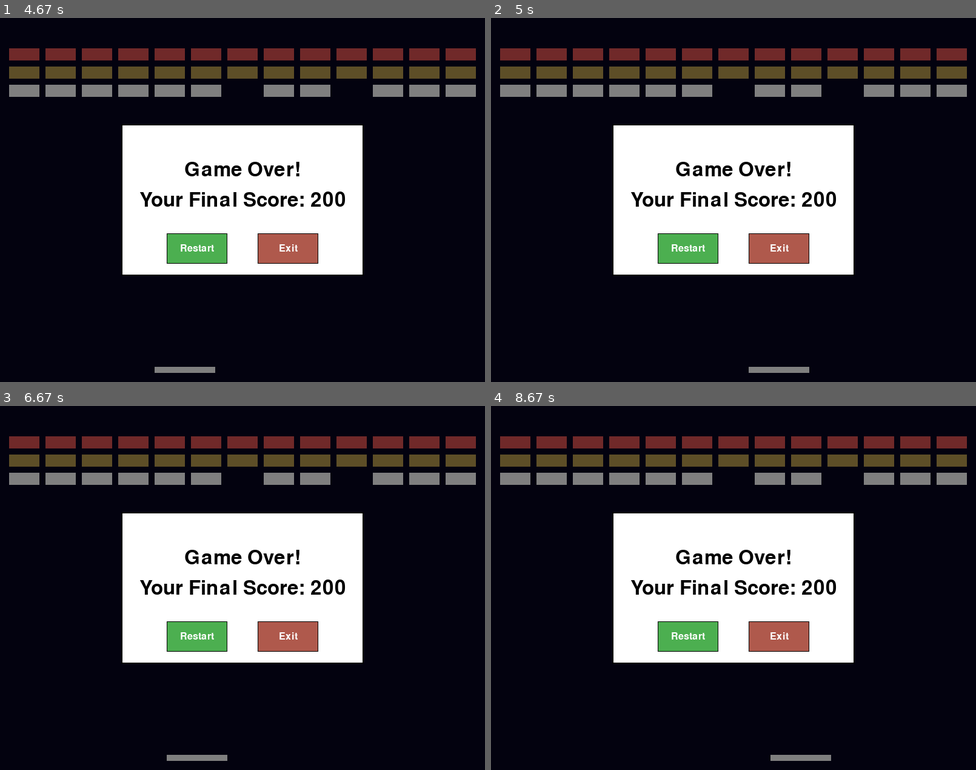
Above: before the commit, frames 1-4 (two rows, left to right).
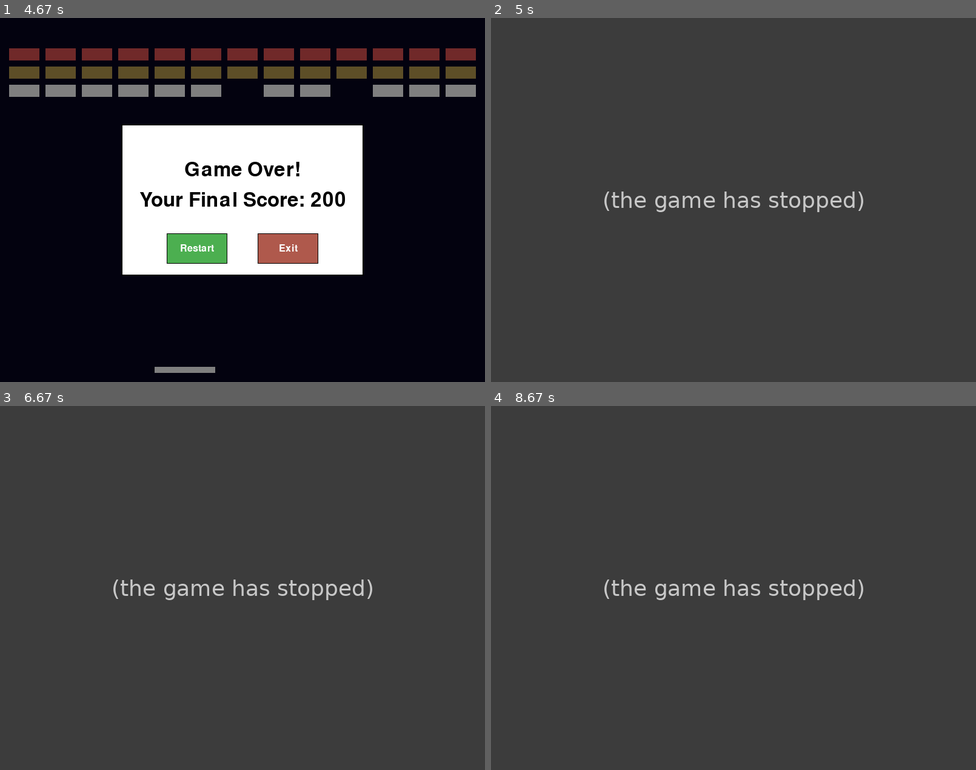
Above: after the commit, the same moments.

Repository: gnikkoch96/pygame-projects
Game: pygame game, started from brick_breaker/main.py
Same seed, same stepped clock (60 frames per second), same inputs: the game is played once before the commit and once after it.
Inputs (mouse positions are in pixels of both pictures, inside the frame that each line leads up to):
- Up to frame 1 (4.67 s): click (242, 200) at 0.38 s; click (310, 229) at 0.72 s; click (77, 287) at 1.05 s; click (77, 316) at 1.38 s; click (286, 105) at 1.72 s; click (203, 178) at 2.05 s; click (417, 243) at 2.38 s; click (194, 203) at 2.72 s; tap Space at 3.07, 3.37 s; click (218, 203) at 3.08 s; click (184, 236) at 3.62 s
- Up to frame 2 (5 s): click (777, 247) at 4.77 s
- Up to frame 3 (6.67 s): click (198, 635) at 6.48 s
- Up to frame 4 (8.67 s): move the mouse to (801, 642) at 8.28 s; click (801, 642) at 8.6 s

Frame 1 is identical in both runs. In frame 2, 100% of the frame differs, in the area x 0-100%, y 0-100%; in frame 3, 100%; in frame 4, 100%.
After the commit the program exited at 4.77 s; later frames show no game.

Commit message:
feat: store running state in game state obj to manage game state better

Diff:
--- a/brick_breaker/main.py
+++ b/brick_breaker/main.py
@@ -17,7 +17,6 @@
 clock: pygame.time.Clock = pygame.time.Clock()
 
 # game logic
-running: bool = True
 game_state: GameState = GameState()
 
 # ui objs
@@ -31,11 +30,9 @@
 bricks: List[Brick] = generate_bricks_by_row(3)
 
 def check_input():
-    global running
-
     for event in pygame.event.get():
         if event.type == pygame.QUIT:
-            running = False
+            game_state.running = False
 
     keys = pygame.key.get_pressed()
     mouse_pos = pygame.mouse.get_pos()
@@ -71,7 +68,7 @@
 
     pygame.display.flip()
 
-while running:
+while game_state.running:
     check_input()
     update()
     render()
--- a/brick_breaker/utils/dialogs.py
+++ b/brick_breaker/utils/dialogs.py
@@ -35,7 +35,6 @@
 
     # buttons
     button_width, button_height = 100, 50
-
 
     if is_next_level:
         next_level_x = dialog_x + (dialog_width - button_width) // 2 - 75
@@ -83,11 +82,11 @@
 
                 # clicked on retry button
                 if mouse_x >= retry_button_x and mouse_x <= (retry_button_x + button_width) and mouse_y >= retry_button_y and mouse_y <= (retry_button_y + button_height):
-                    score = 0
+                    # reset game_state
                     game_finished = False
                     waiting = False # close dialog
 
                 # clicked on exit button
                 elif mouse_x >= exit_button_x and mouse_x <= (exit_button_x + button_width) and mouse_y >= exit_button_y and mouse_y <= (exit_button_y + button_height):
                     waiting = False
-                    running = False
+                    game_state.running = False
--- a/brick_breaker/utils/game_state.py
+++ b/brick_breaker/utils/game_state.py
@@ -1,3 +1,4 @@
 class GameState:
     def __init__(self):
         self.score = 0
+        self.running = True
